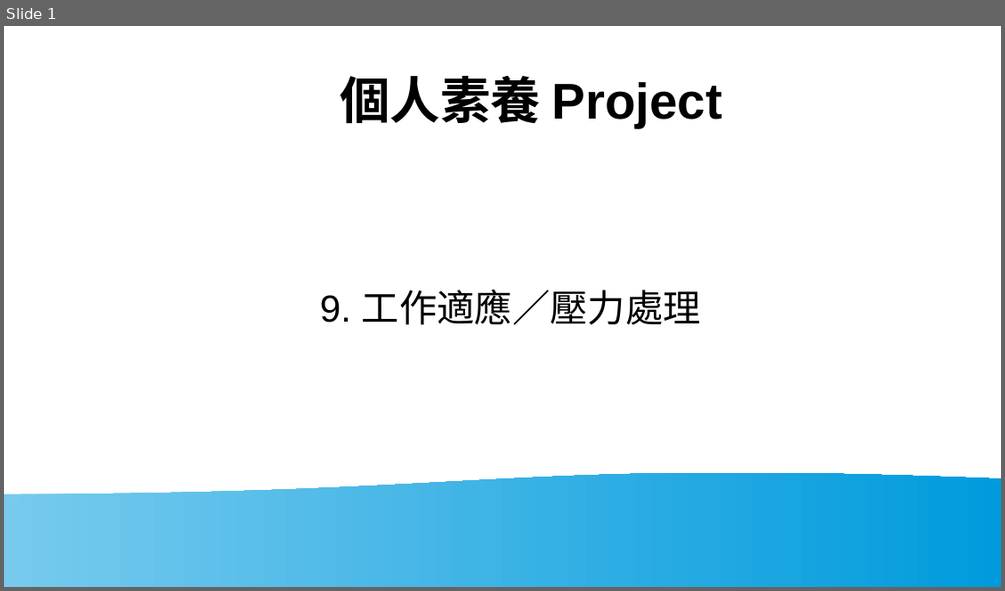
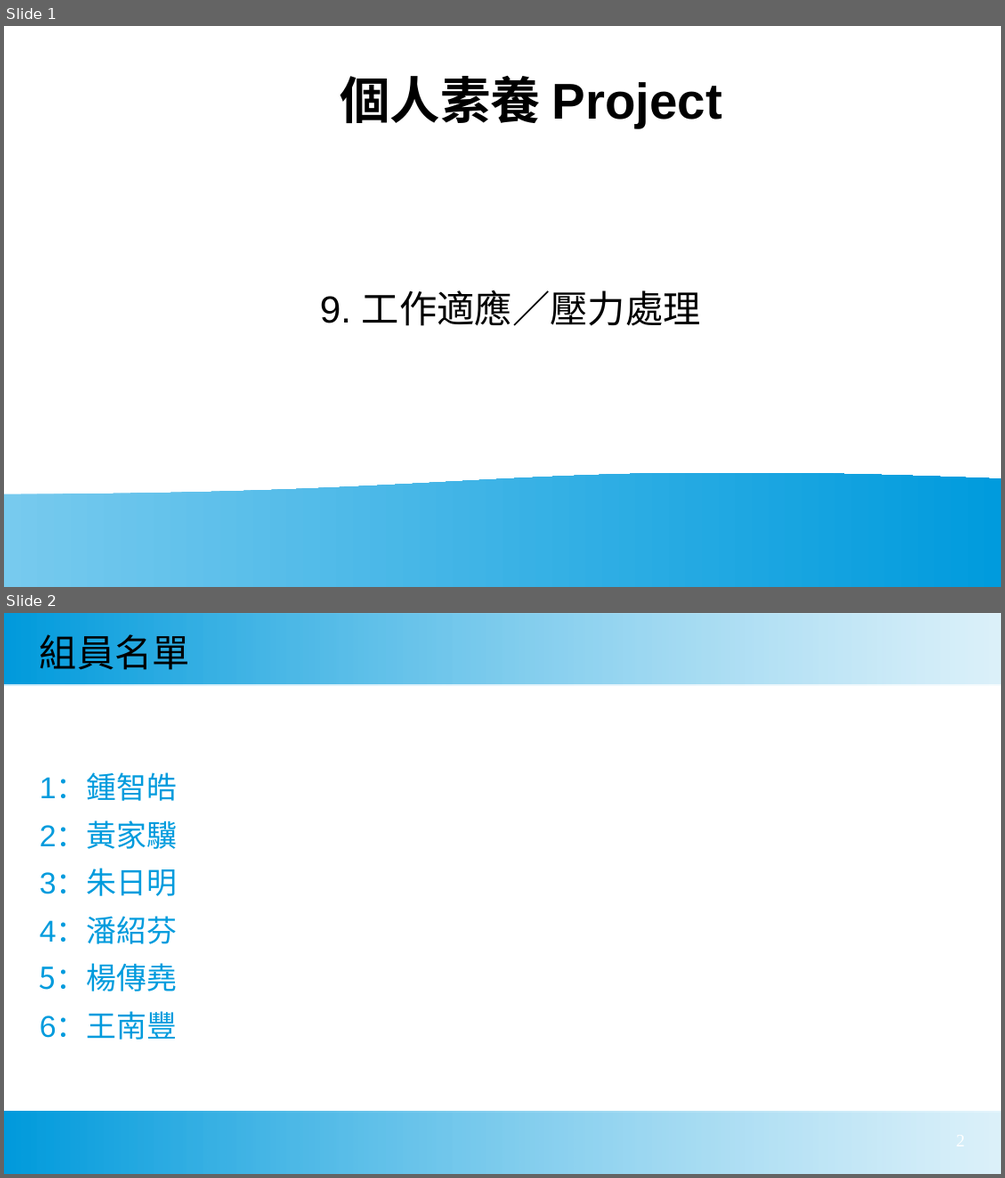
Before and after one commit to dockerwin11/studypage, a slide deck: ppt_presentation/project_ver1_20241109.ppt. Shown one above the other, each under a label of ours: slide 1 before the commit, slides 1 and 2 after it. The pictures are 1005x591 and 1005x1178 pixels, drawn with LibreOffice and Linux fonts; fonts in the diff are those of the drawing. Boxes give left, top, right and bottom in pixels: in the first picture for what was removed or moved away, otherwise in the second. Text is boxed around its words. In the diff, an @@ line names an element or a change of style, - is before the commit and + after.

```diff
--- a/ppt_presentation/project_ver1_20241109.ppt
+++ b/ppt_presentation/project_ver1_20241109.ppt
@@ slide 2 added at [4, 613, 1001, 1174], background #FFFFFF @@
@@ rectangle added at [4, 613, 1001, 684], fill gradient #77CAEE to #009BDD @@
@@ title added at [40, 634, 190, 670], 30 pt, text #000000 @@
+組員名單
@@ text added at [40, 774, 177, 1039], 24 pt, text #009BDD @@
+1：鍾智皓
+2：黃家驥
+3：朱日明
+4：潘紹芬
+5：楊傳堯
+6：王南豐
@@ rectangle added at [4, 1111, 1001, 1174], fill gradient #77CAEE to #009BDD @@
```
Also in this commit, not shown: 4 slides changed, 5 other slides added, 4 other files.
